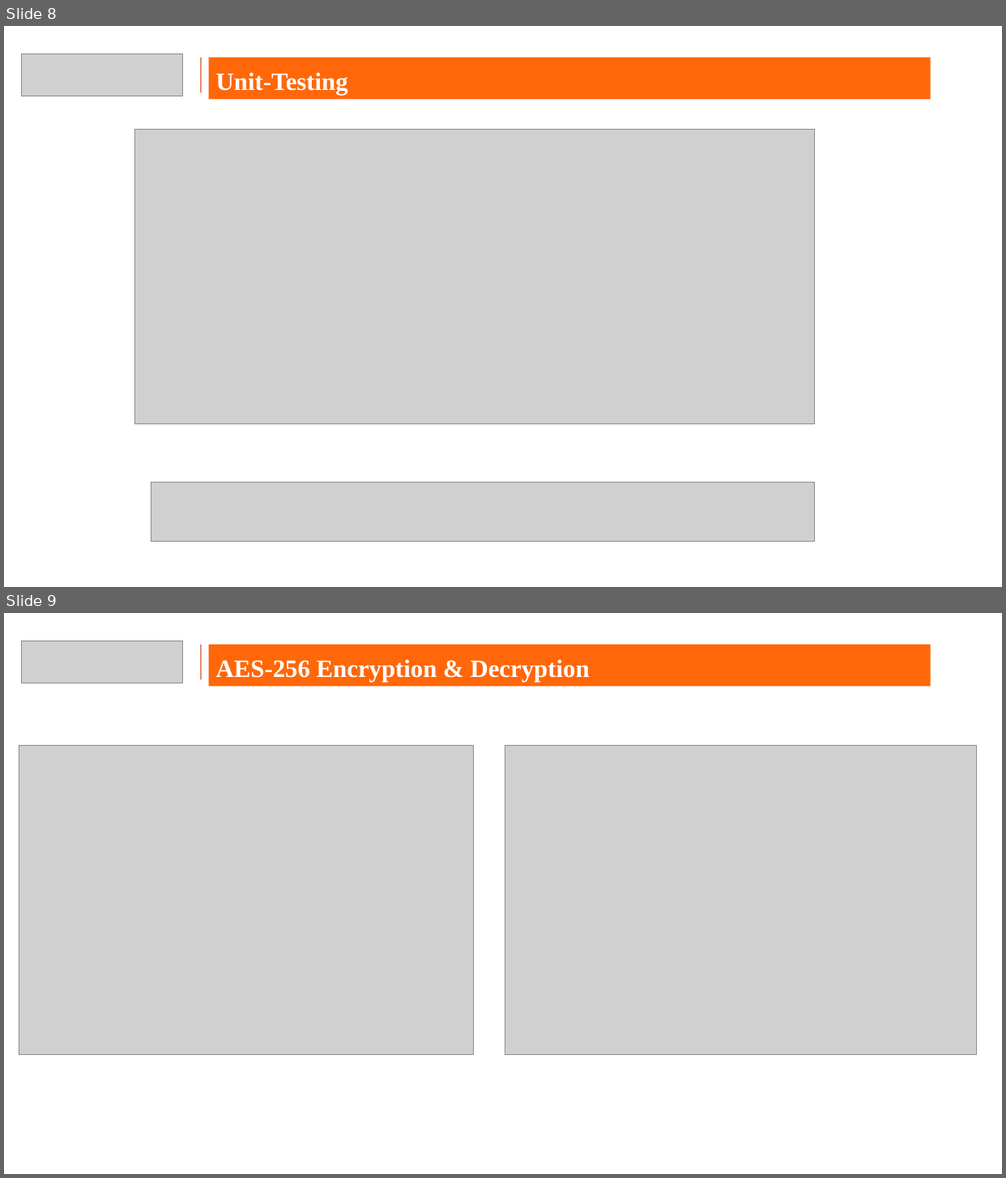
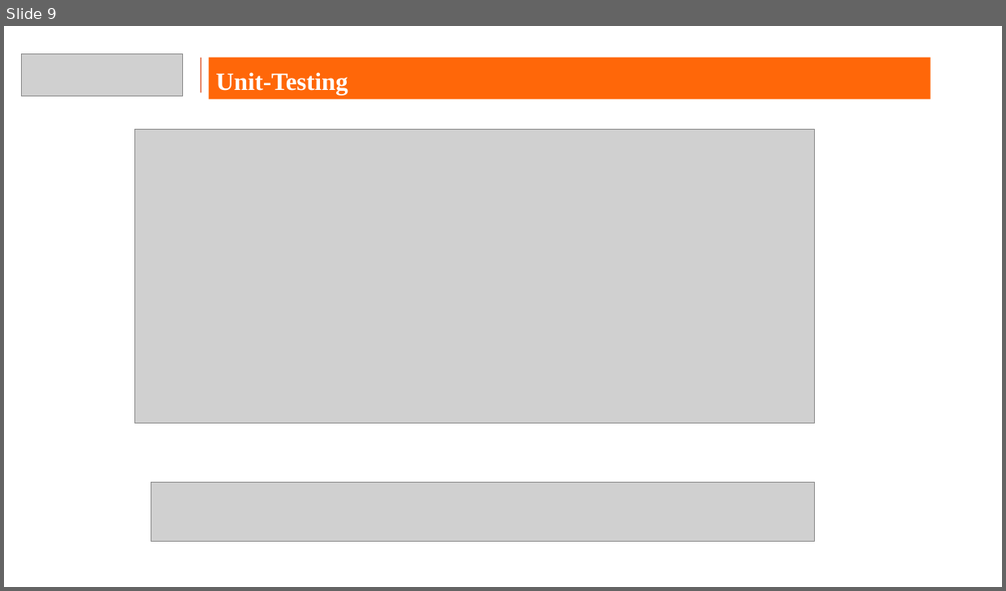
Before and after one commit to satanpotato98/HDFC-Capstone-Project, a slide deck: Capstone_Project.pptx. Shown one above the other, each under a label of ours: slides 8 and 9 before the commit, slide 9 after it. The pictures are 1006x1178 and 1006x591 pixels, drawn with LibreOffice and Linux fonts; fonts in the diff are those of the drawing; grey boxes stand for pictures; background and template pictures are left out. Boxes give left, top, right and bottom in pixels: in the first picture for what was removed or moved away, otherwise in the second. Text is boxed around its words. In the diff, an @@ line names an element or a change of style, - is before the commit and + after.

```diff
--- a/Capstone_Project.pptx
+++ b/Capstone_Project.pptx
@@ slide 9 removed at (x1=4, y1=613, x2=1002, y2=1174), background picture (left out) @@
@@ picture removed at (x1=22, y1=641, x2=183, y2=683) @@
@@ line removed from (201, 645) to (201, 679) @@
@@ rectangle removed at (x1=208, y1=645, x2=930, y2=687) @@
-AES-256 Encryption & Decryption
@@ picture removed at (x1=19, y1=746, x2=474, y2=1054) @@
@@ picture removed at (x1=505, y1=746, x2=977, y2=1054) @@
@@ what was slide 8 is now slide 9 @@
```
Also in this commit, not shown: 3 slides changed, 1 slide added, 7 other files.
